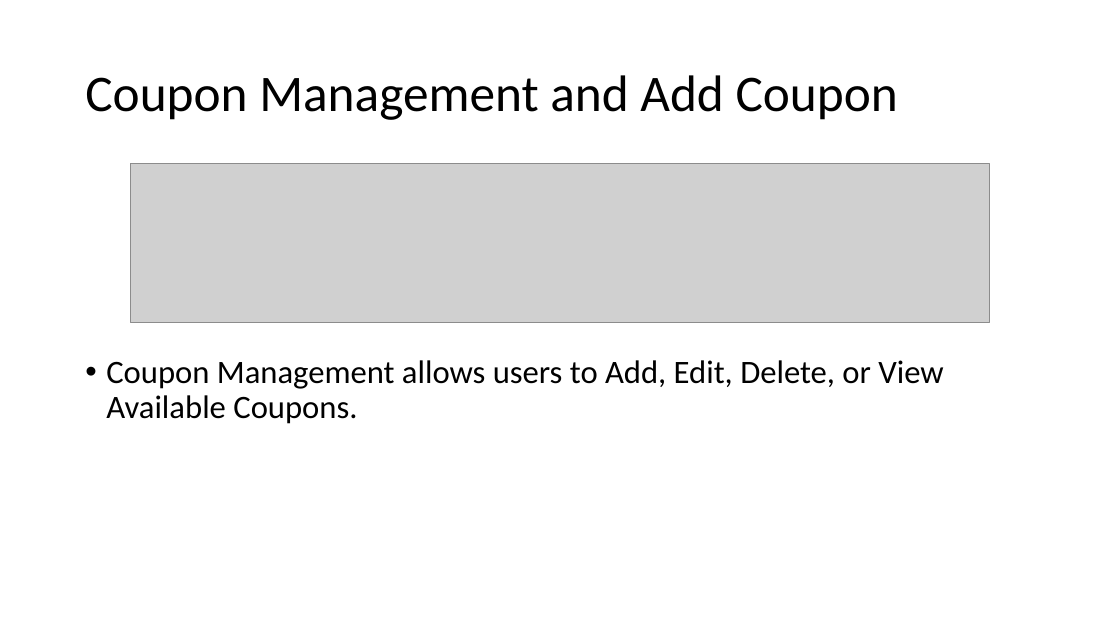
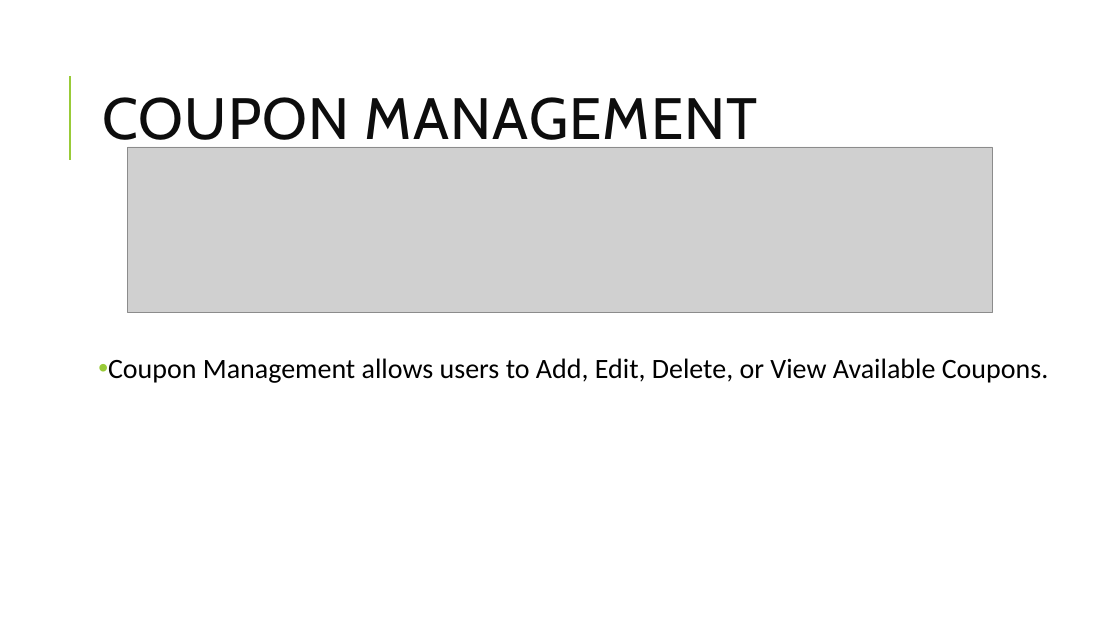
Before and after one commit to nwautomator/CSc6370, a slide deck: slide 6 of documents/MamaG_Presentation.pptx. Drawn at 1120x630 pixels with LibreOffice and Linux fonts; fonts in the diff are those of the drawing; grey boxes stand for pictures. Boxes give left, top, right and bottom in pixels: in the first picture for what was removed or moved away, otherwise in the second. Text is boxed around its words. In the diff, an @@ line names an element or a change of style, - is before the commit and + after.

```diff
--- a/documents/MamaG_Presentation.pptx
+++ b/documents/MamaG_Presentation.pptx
@@ line added from (70, 160) to (70, 76), #99CB38 1.5 pt @@
@@ title at box(102, 97, 758, 152): text changed; size 44 to 50 pt; font Calibri to Cabin; text colour #000000 to #0D0D0D @@
-Coupon Management and Add Coupon
+COUPON MANAGEMENT
@@ picture: place and size @@
-picture at box(131, 163, 990, 323)
+picture at box(128, 147, 992, 313)
@@ text "Coupon Management allows users to ..." at box(108, 358, 1049, 383): size 28 to 24 pt; indent changed; more space between paragraphs @@
```
Also in this commit, not shown: 21 other slides changed, 2 slides added, 2 slides removed, 2 other files.
